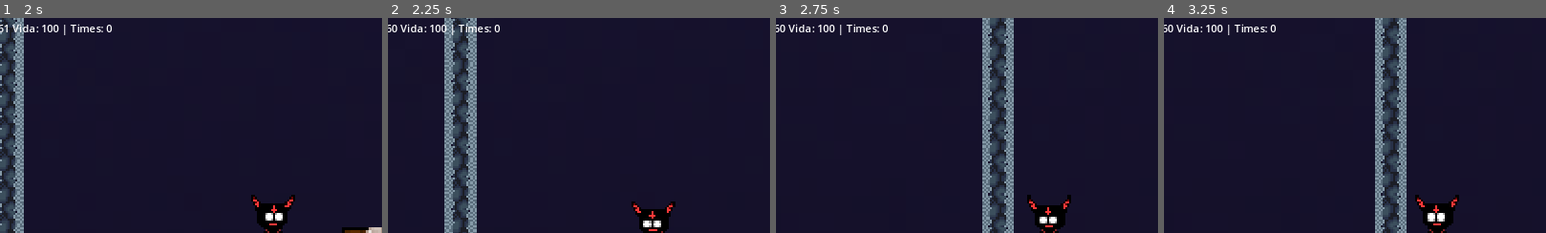
Above: before the commit, frames 1-4 (left to right).
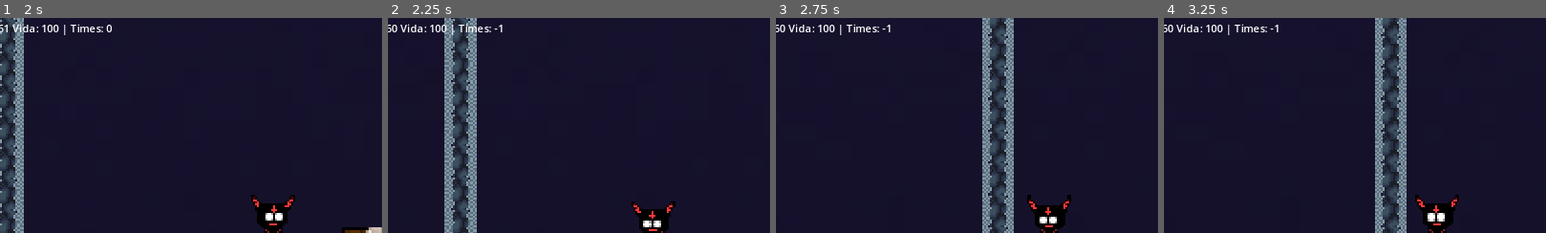
Above: after the commit, the same moments.

Repository: joaomoraski/proj-dev-jogos
Game: Godot game, scene res://world.tscn
Same seed, same stepped clock (60 frames per second), same inputs: the game is played once before the commit and once after it.
Inputs (mouse positions are % of the whole screen's width and height, from its top left):
- Up to frame 1 (2 s): move the mouse to (72, 45) at 0.52 s; hold Right (ui_right) 0.53-1.25 s; tap 1 (Attack) at 0.6 s; click (72, 45) at 0.67 s; tap Up (ui_up) at 0.77 s; drag from (30, 55) to (55, 50) at 1.27 s
- Up to frame 2 (2.25 s): move the mouse to (60, 28) at 2.02 s; hold Left (ui_left) from 2.03 s (still down); tap 7 (easy, bound only after the commit) at 2.1 s
- Up to frame 3 (2.75 s): keep holding Left (ui_left)
- Up to frame 4 (3.25 s): release Left (ui_left) at 2.75 s; drag from (45, 70) to (91, 50) at 2.77 s
The pictures show only the part of the screen within x 14-64%, y 0-50%; the shares and areas given below are measured in that part.

Frame 1 is identical in both runs. In frame 2, less than 0.1% of the frame differs, in the area x 27-30%, y 3-7%; in frame 3, less than 0.1%; in frame 4, less than 0.1%.

Commit message:
arrumando algumas coisas na troca de mapa

Diff:
--- a/souls-of-the-hollow/GameController.gd
+++ b/souls-of-the-hollow/GameController.gd
@@ -31,10 +31,6 @@
 	player_life = life
 	player_damage = damage
 
-#	var multiplier = 0.05 * times
-#		health += BASE_HEALTH * multiplier
-#		damage += BASE_DAMAGE * multiplier
-
 	if times_finished:
 		player_life += (100 * (0.02 * game_controller.times_finished))
 		player_damage += (25 * (0.02 * game_controller.times_finished))
--- a/souls-of-the-hollow/Maps/exit_door.gd
+++ b/souls-of-the-hollow/Maps/exit_door.gd
@@ -16,6 +16,6 @@
 
 func next_level():
 	game_controller.times_finished += 1
-	game_controller.setup_player(100, 25)
+	game_controller.setup_player(game_controller.player_life, 25)
 	get_tree().reload_current_scene()
 	pass
--- a/souls-of-the-hollow/project.godot
+++ b/souls-of-the-hollow/project.godot
@@ -86,11 +86,13 @@
 hard={
 "deadzone": 0.5,
 "events": [Object(InputEventMouseButton,"resource_local_to_scene":false,"resource_name":"","device":-1,"window_id":0,"a …(259 unchanged characters)…
+, Object(InputEventKey,"resource_local_to_scene":false,"resource_name":"","device":-1,"window_id":0,"alt_pressed":false,"shift_pressed":false,"ctrl_pressed":false,"meta_pressed":false,"pressed":false,"keycode":0,"physical_keycode":56,"key_label":0,"unicode":56,"echo":false,"script":null)
 ]
 }
 easy={
 "deadzone": 0.5,
 "events": [Object(InputEventMouseButton,"resource_local_to_scene":false,"resource_name":"","device":-1,"window_id":0,"a …(260 unchanged characters)…
+, Object(InputEventKey,"resource_local_to_scene":false,"resource_name":"","device":-1,"window_id":0,"alt_pressed":false,"shift_pressed":false,"ctrl_pressed":false,"meta_pressed":false,"pressed":false,"keycode":0,"physical_keycode":55,"key_label":0,"unicode":55,"echo":false,"script":null)
 ]
 }
 
